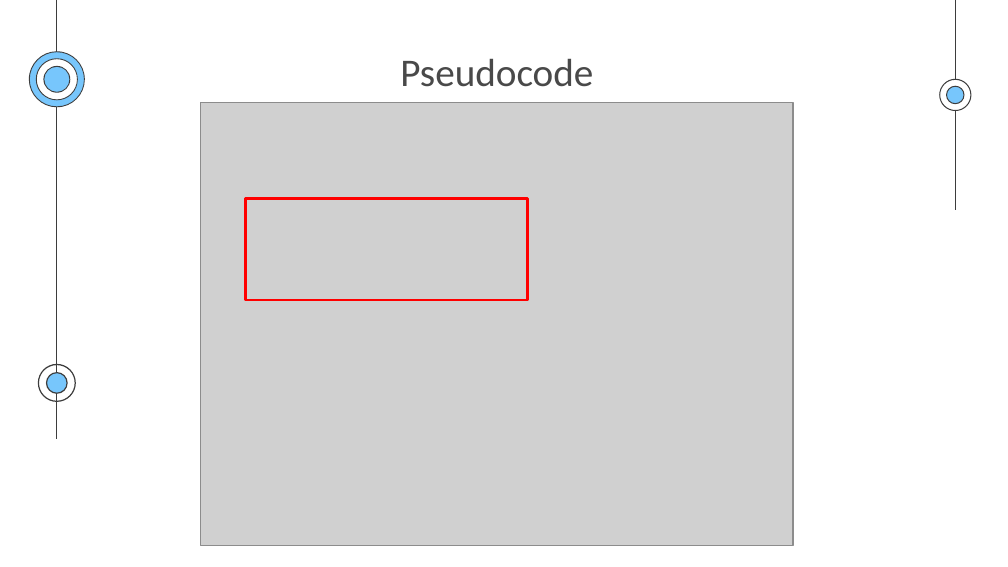
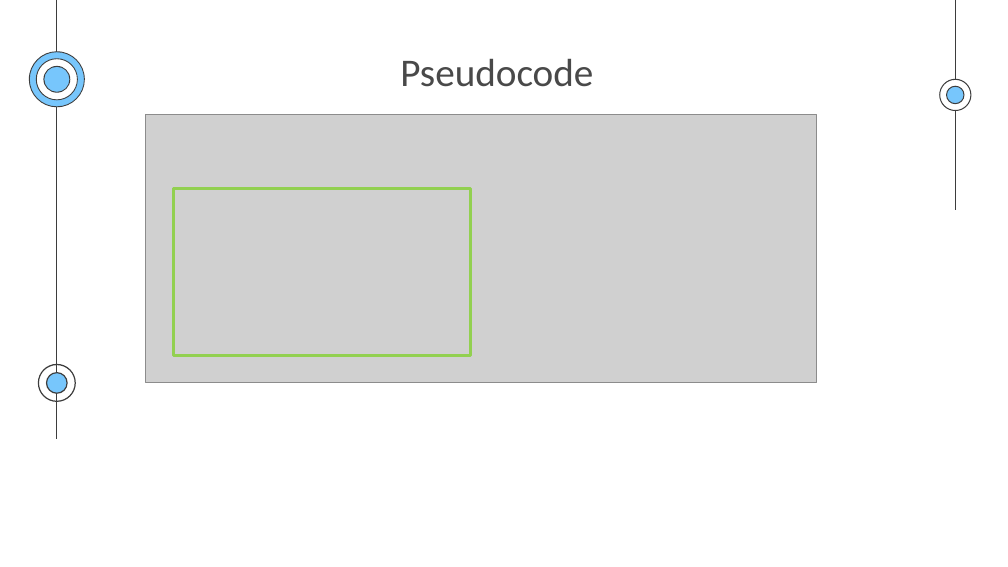
Before and after one commit to pnmq1103/cs163-seminar, a slide deck: slide 34 of presentation.pptx (slide 33 before the commit). Drawn at 1008x567 pixels with LibreOffice and Linux fonts; fonts in the diff are those of the drawing; grey boxes stand for pictures. Boxes give left, top, right and bottom in pixels: in the first picture for what was removed or moved away, otherwise in the second. Text is boxed around its words. In the diff, an @@ line names an element or a change of style, - is before the commit and + after.

```diff
--- a/presentation.pptx
+++ b/presentation.pptx
@@ picture: place and size @@
-picture at [201,103,793,545]
+picture at [145,114,816,383]
@@ rectangle: place and size @@
-rectangle at [246,199,528,300]
+rectangle at [173,188,471,356]
@@ rectangle at [173,188,471,356]: outline #FF0000 2 pt to #92D050 2 pt @@
```
Also in this commit, not shown: 28 other slides changed, 5 slides removed.
